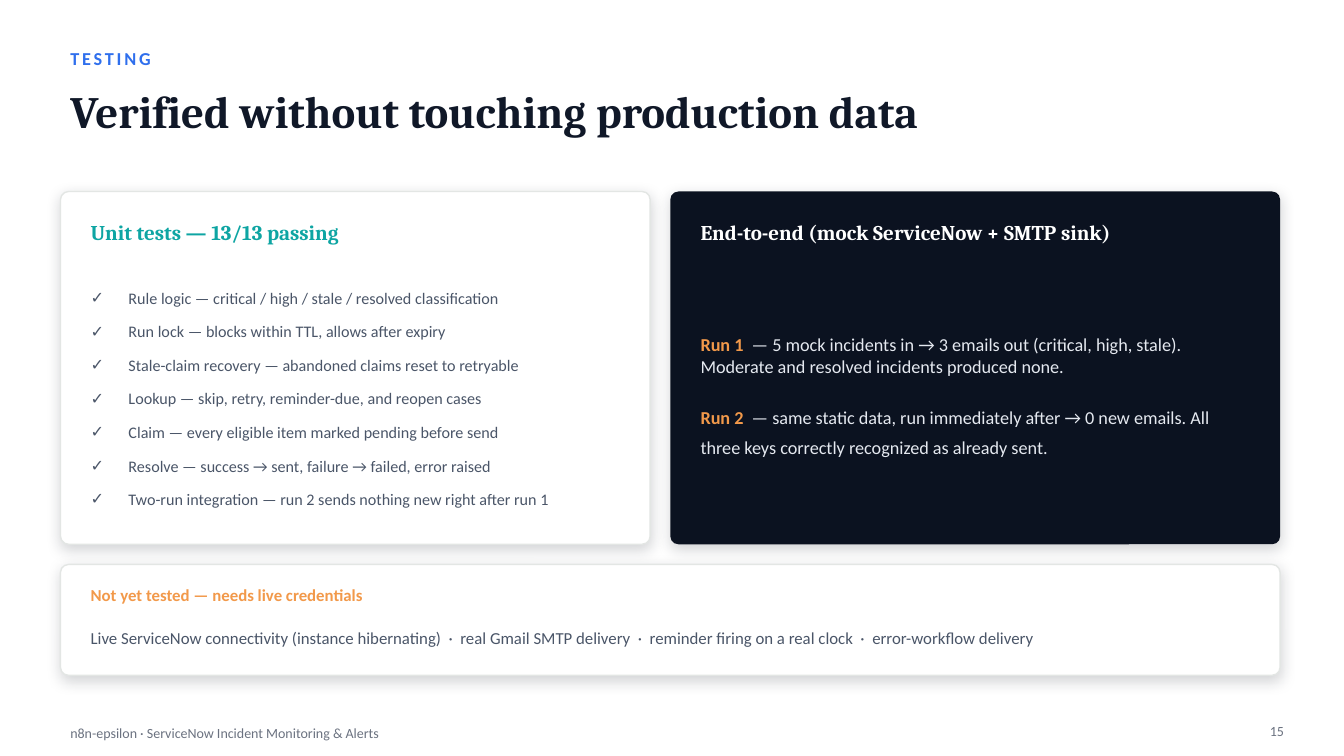
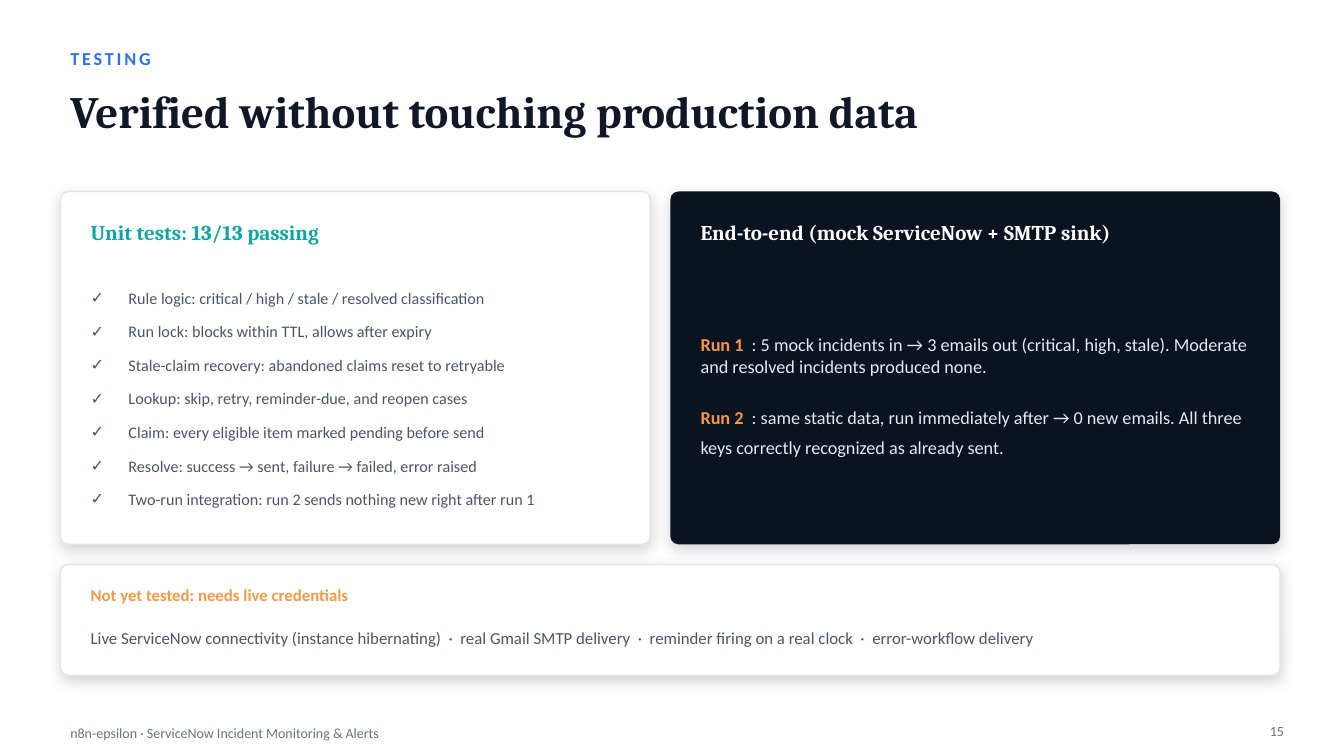
Before and after one commit to Chethan616/n8n-epsilon, a slide deck: slide 15 of n8n-epsilon-detailed.pptx. Drawn at 1344x756 pixels with LibreOffice and Linux fonts; fonts in the diff are those of the drawing. Boxes give left, top, right and bottom in pixels: in the first picture for what was removed or moved away, otherwise in the second. Text is boxed around its words. In the diff, an @@ line names an element or a change of style, - is before the commit and + after.

Commit message:
Revise deck: natural phrasing, README-accurate architecture diagram
- removed em dashes throughout, rewrote around them
- architecture slide now mirrors the README's Mermaid flowchart
  (Evaluate Rules / Already Notified? decision branches, Skip,
  dashed dedup lookup into the Alert State Store) instead of the
  earlier simplified linear box diagram
- removed per-person task attribution from the repo slide and
  dropped the status/next-steps slide until the new ServiceNow
  instance is live

```diff
--- a/n8n-epsilon-detailed.pptx
+++ b/n8n-epsilon-detailed.pptx
@@ text at (91, 225, 319, 245): text changed @@
-Unit tests — 13/13 passing
+Unit tests: 13/13 passing
@@ text at (128, 293, 534, 508): text changed @@
-✓ Rule logic — critical / high / stale / resolved classification
-✓ Run lock — blocks within TTL, allows after expiry
-✓ Stale-claim recovery — abandoned claims reset to retryable
-✓ Lookup — skip, retry, reminder-due, and reopen cases
-✓ Claim — every eligible item marked pending before send
-✓ Resolve — success → sent, failure → failed, error raised
-✓ Two-run integration — run 2 sends nothing new right after run 1
+✓ Rule logic: critical / high / stale / resolved classification
+✓ Run lock: blocks within TTL, allows after expiry
+✓ Stale-claim recovery: abandoned claims reset to retryable
+✓ Lookup: skip, retry, reminder-due, and reopen cases
+✓ Claim: every eligible item marked pending before send
+✓ Resolve: success → sent, failure → failed, error raised
+✓ Two-run integration: run 2 sends nothing new right after run 1
@@ text at (701, 338, 1247, 457): text changed @@
-Run 1 — 5 mock incidents in → 3 emails out (critical, high, stale). Moderate and resolved incidents produced none.
-Run 2 — same static data, run immediately after → 0 new emails. All three keys correctly recognized as already sent.
+Run 1 : 5 mock incidents in → 3 emails out (critical, high, stale). Moderate and resolved incidents produced none.
+Run 2 : same static data, run immediately after → 0 new emails. All three keys correctly recognized as already sent.
@@ text at (91, 589, 348, 604): text changed @@
-Not yet tested — needs live credentials
+Not yet tested: needs live credentials
```
Also in this commit, not shown: 13 other slides changed, 1 slide added, 2 slides removed.
